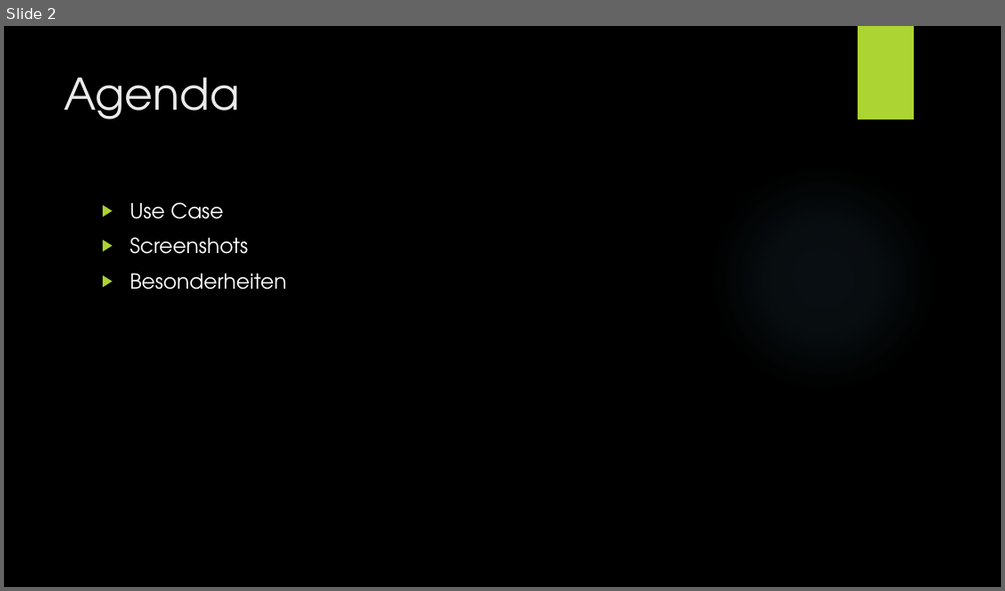
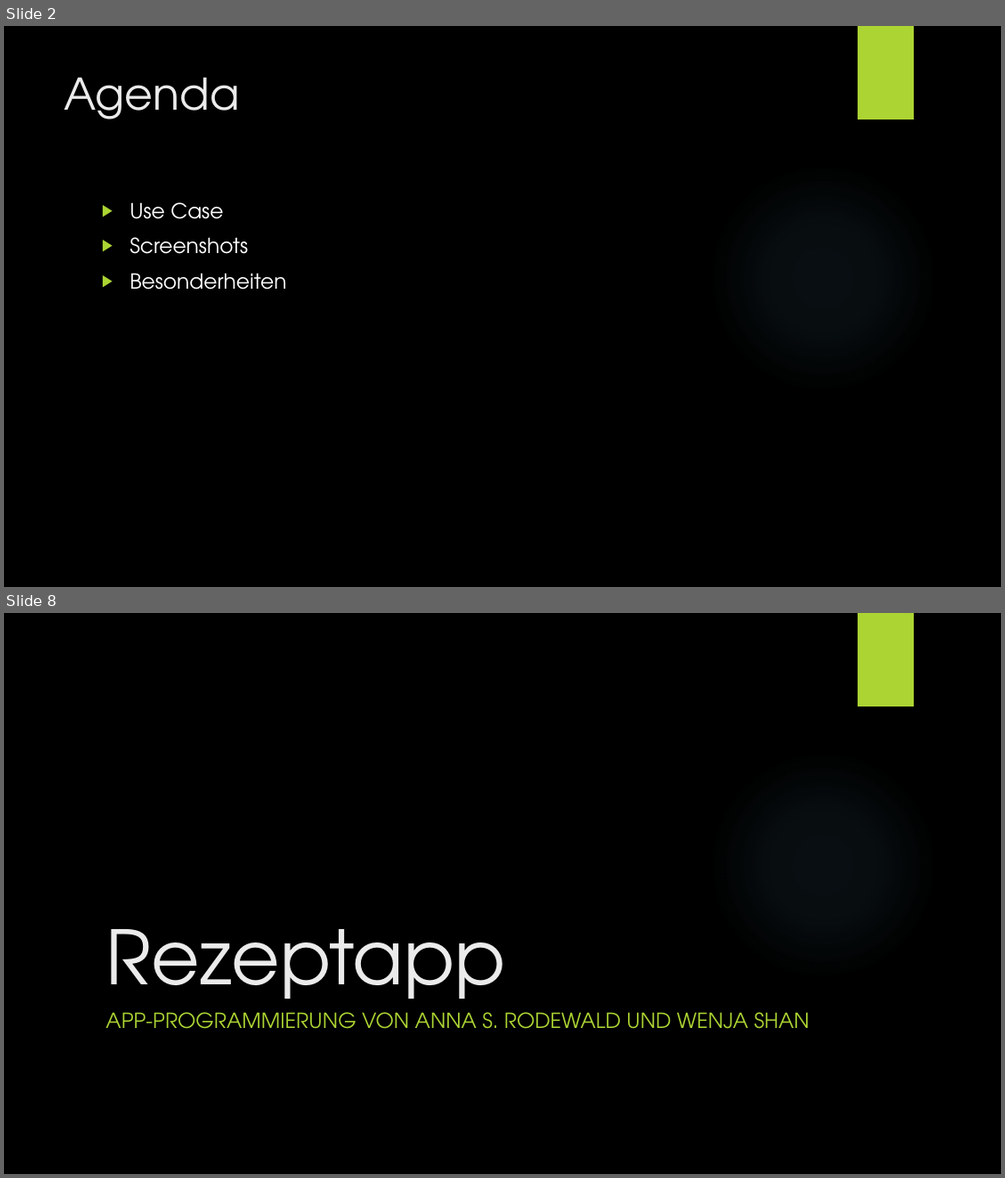
Before and after one commit to Wenja26/rezept, a slide deck: Rezptapp.pptx. Shown one above the other, each under a label of ours: slide 2 before the commit, slides 2 and 8 after it; the slides between them are not shown. The pictures are 1005x591 and 1005x1178 pixels, drawn with LibreOffice and Linux fonts; fonts in the diff are those of the drawing; background and template pictures are left out. Boxes give left, top, right and bottom in pixels: in the first picture for what was removed or moved away, otherwise in the second. Text is boxed around its words. In the diff, an @@ line names an element or a change of style, - is before the commit and + after.

```diff
--- a/Rezptapp.pptx
+++ b/Rezptapp.pptx
@@ slide 8 added at <box>4,613,1001,1174</box>, background picture (left out); not listed: 2 template elements that a slide beside it also shows @@
@@ title added at <box>105,929,505,1019</box>, 72 pt, text #EBEBEB @@
+Rezeptapp
@@ subtitle added at <box>105,1012,809,1029</box>, 20 pt, text #ACD433 @@
+APP-PROGRAMMIERUNG VON ANNA S. RODEWALD UND WENJA SHAN
```
Also in this commit, not shown: 5 other slides added, 23 other files.
